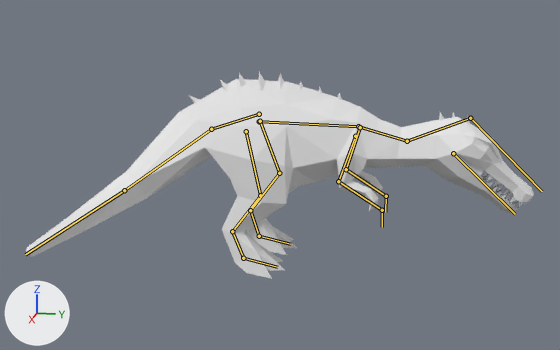
One commit to the Blender file Assets/Animations/DinoAnims/Suchomimus/Baby/Suchomimus Baby Sleeping.blend: the scene before it, then after it.
The view is the same before and after, from a camera (50 mm lens) standing at (270.8, 61.1, 99.9) and looking at (17.4, 10.4, 36.5). The lights are fixed; the arrows at lower left show +X, +Y and +Z. Both versions are drawn at frame 50 of the action 'ArmatureAction'; the numbers are the values there. The bones that bend it are drawn over the model as lines.

Names of what the first picture shows: 'Suchomimus evo 4 baby', 'Suchomimus evo 4 baby.UpperJaw', 'Suchomimus evo 4 babyLowerJaw'.
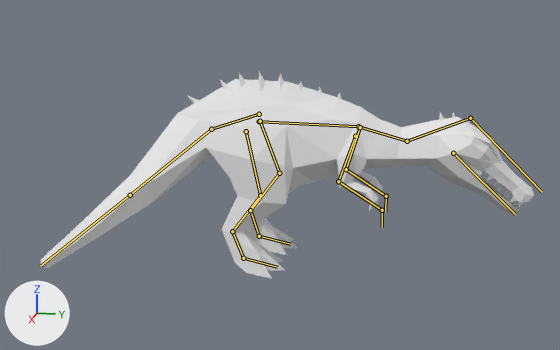
What the commit changed:
Bone 'Bone.001' (bone_bone_001) turns from (35, 28, -15) to (35, 28, -27) degrees about its own x, y and z.
Bone 'Bone.006' (bone_bone_006) turns from (-25, -2, 5) to (-25, -1, 3) degrees about its own x, y and z.

Where the change shows, as pixel boxes (x1, y1, x2, y2) in the pictures (560 x 350 px):
'Suchomimus evo 4 baby', posed: before (26, 72, 534, 279); after (41, 72, 534, 279)
'Suchomimus evo 4 baby.UpperJaw', posed: before (483, 171, 526, 207); after (483, 171, 527, 207)
'Suchomimus evo 4 babyLowerJaw', no longer drawn: before (482, 174, 519, 208)
bone 'Bone.001', root to tip: before (211, 129) to (124, 190); after (211, 129) to (130, 195)
bone 'Bone.006', root to tip: before (470, 118) to (542, 191); after (470, 118) to (542, 192)
